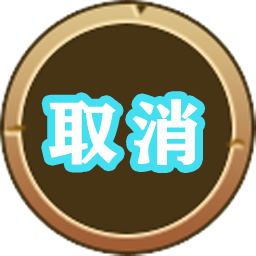
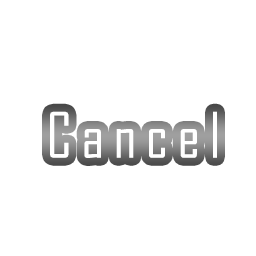
Two versions of the same layered image (256 × 256). Layer-by-layer changes:
renamed "取消" to "Cancel", painted on it over (49, 99, 217, 165)
removed layer "图层 4 副本" over (0, 0, 256, 256)
